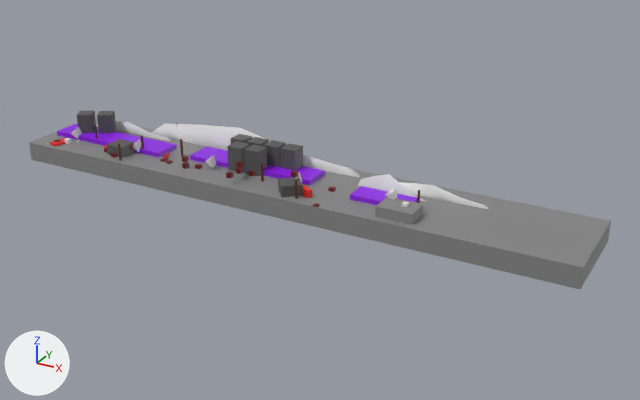
Before and after pictures for a commit that changed the glTF model assets/map_city.gltf.
The view is the same before and after, from a camera (50 mm lens) standing at (133.3, -133.8, 66.8) and looking at (55.5, 7.5, -3.9). The axes (+X, +Y, +Z) are drawn at lower left. The lights are the same throughout. Where no turn or scale is listed for an object, it has been applied to the vertices.

In view in the first picture: 'Box', 'Box.003', 'Box.005', 'Flora', 'Flora.001', 'Flora.002', 'Ground.006', 'Ground.007', 'Ogon', 'Ogon.002', 'Ogon.003', 'Ogon.004'.
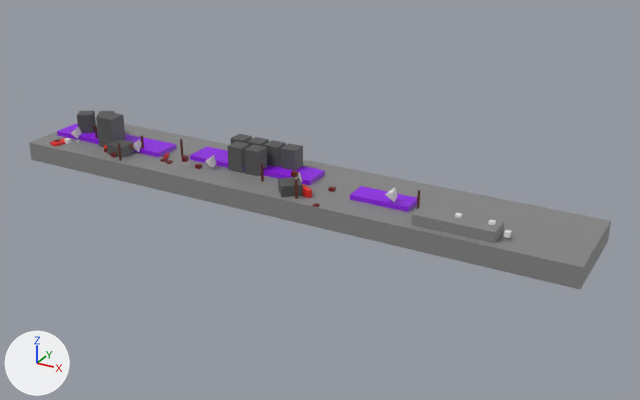
Location of each change, [x1, y1, x2, y2] in pixels of the pictures (640 x 400 px):
'Ground.006', moved, rescaled (92% wider, 38% taller): before [375, 197, 423, 225]; after [412, 204, 505, 243]
'Ogon.002', deleted: before [151, 123, 360, 177]
'Blok', added: after [96, 112, 125, 147]
'Ogon.003', deleted: before [399, 182, 488, 209]
'Ogon.004', deleted: before [358, 174, 425, 201]
'Ogon', deleted: before [97, 121, 170, 141]
'Box.004', moved: before [226, 171, 234, 179]; after [504, 230, 512, 238]
'Box.003', moved: before [236, 167, 243, 174]; after [488, 220, 496, 225]
'Exit', moved: before [402, 201, 409, 207]; after [455, 213, 462, 218]
'Box', deleted: before [182, 162, 189, 169]
'Box.005', deleted: before [237, 162, 244, 168]
'Bush.013', deleted: before [249, 170, 255, 177]

Edits to the bpy script that builds the scene:
```text
Add me_cube_018:
    me_cube_018.from_pydata(...)  # a box spanning x -2.0..2.0, y -2.0..2.0, z 0.0..6.6
    me_cube_018.materials.append(mat_stone)  # dark grey #575757
Change ob_ground_006:
    ob_ground_006.location: (76.0, -0.5, 1.5) -> (87.0, -0.5, 1.5)
    ob_ground_006.scale: (5.0, 7.05, 2.0) -> (5.0, 15.0, 2.0)
Remove ob_ogon:
    ob_ogon = bpy.data.objects.new('Ogon', me_ogon_003)
    ob_ogon.location = (23.0, 11.4, -4.4)
Remove ob_ogon_002:
    ob_ogon_002 = bpy.data.objects.new('Ogon.002', me_ogon_007)
    ob_ogon_002.location = (79.2, 13.0, -10.3)
Remove ob_slup_005:
    ob_slup_005 = bpy.data.objects.new('Slup.005', me_cylinder_015)
    ob_slup_005.location = (21.3, 7.3, 5.8)
Remove ob_box:
    ob_box = bpy.data.objects.new('Box', me_cube_015)
    ob_box.location = (28.6, 0.0, 1.0)
Remove ob_ogon_003:
    ob_ogon_003 = bpy.data.objects.new('Ogon.003', me_ogon_001)
    ob_ogon_003.location = (96.2, 10.1, -4.4)
Remove ob_bush_013:
    ob_bush_013 = bpy.data.objects.new('Bush.013', me_cube_013)
    ob_bush_013.location = (42.7, 3.0, 0.9)
Change ob_box_003:
    ob_box_003.location: (41.7, 0.0, 2.4) -> (93.0, 0.0, 2.5)
Change ob_box_004:
    ob_box_004.location: (41.4, -2.9, 2.4) -> (96.0, -0.4, 1.5)
Remove ob_box_005:
    ob_box_005 = bpy.data.objects.new('Box.005', me_cube_039)
    ob_box_005.location = (41.0, 1.3, 3.0)
Remove ob_ogon_004:
    ob_ogon_004 = bpy.data.objects.new('Ogon.004', me_ogon_002)
    ob_ogon_004.location = (85.1, 9.0, -12.3)
Change ob_exit:
    ob_exit.location: (77.0, 0.0, 2.5) -> (87.0, 0.0, 2.5)
Add ob_blok:
    ob_blok = bpy.data.objects.new('Blok', me_cube_018)
    ob_blok.location = (6.7, 3.2, 0.5)
```
